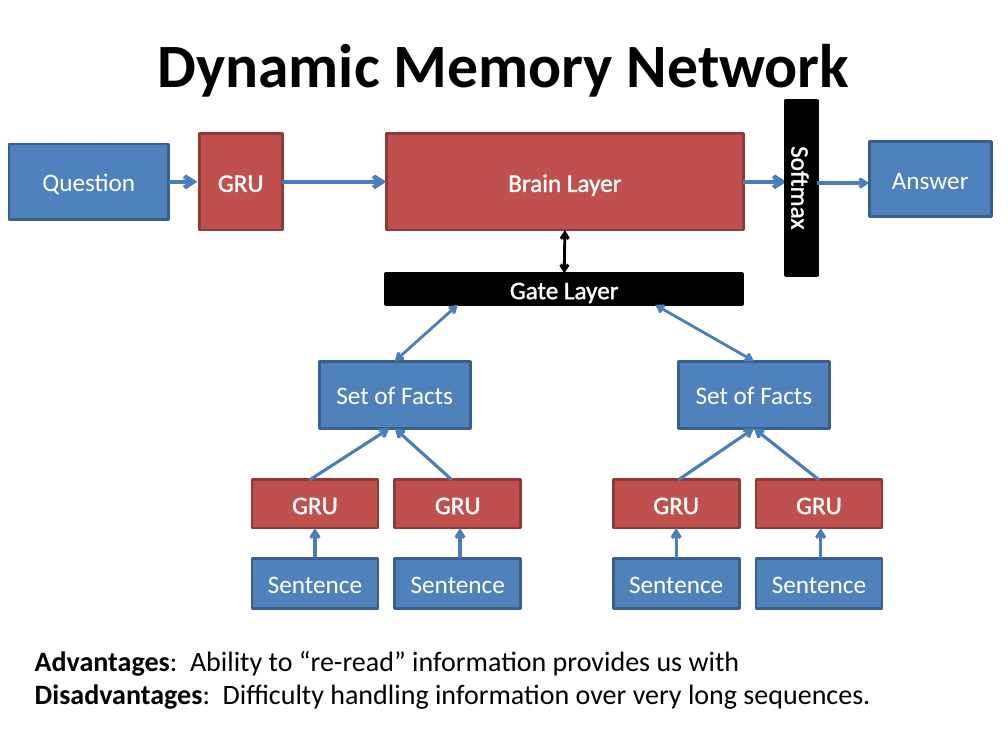
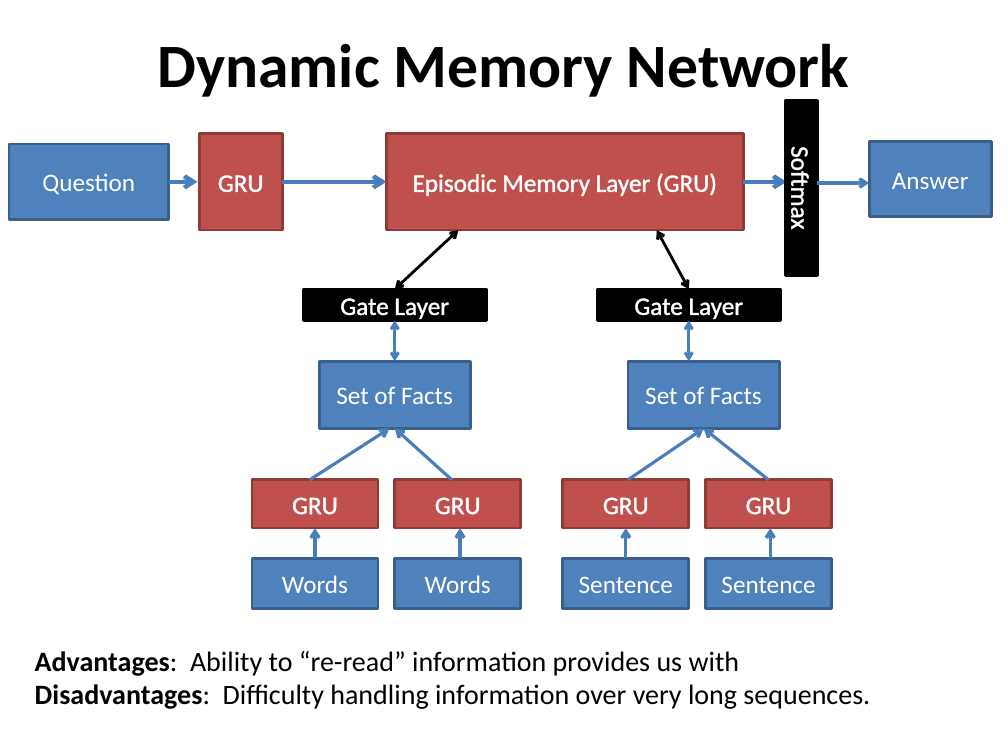
Before and after one commit to danstrawser/Nlp2Commands, a slide deck: slide 6 of Presentation/PresentationPPT.pptx. Drawn at 1008x756 pixels with LibreOffice and Linux fonts; fonts in the diff are those of the drawing. Boxes give left, top, right and bottom in pixels: in the first picture for what was removed or moved away, otherwise in the second. Text is boxed around its words. In the diff, an @@ line names an element or a change of style, - is before the commit and + after.

```diff
--- a/Presentation/PresentationPPT.pptx
+++ b/Presentation/PresentationPPT.pptx
@@ text in rectangle at box(413, 173, 717, 196): text changed @@
-Brain Layer
+Episodic Memory Layer (GRU)
@@ double arrow moved from (564, 273) - (564, 230) to (395, 289) - (459, 230) @@
@@ double arrow added from (688, 289) to (657, 230), #000000 2 pt @@
@@ rectangle "Gate Layer": place and size @@
-rectangle "Gate Layer" at box(386, 273, 743, 304)
+rectangle "Gate Layer" at box(303, 289, 487, 321)
@@ rectangle added at box(598, 289, 781, 321), fill #000000, outline #000000 2 pt, 18 pt, text #FFFFFF @@
+Gate Layer
@@ double arrow moved from (395, 361) - (458, 304) to (395, 361) - (395, 321) @@
@@ double arrow moved from (754, 361) - (655, 304) to (688, 361) - (688, 321) @@
@@ 5 rectangles, 4 arrows: place and size @@
-5 rectangles, 4 arrows at box(613, 361, 882, 609)
+5 rectangles, 4 arrows at box(562, 361, 832, 609)
@@ text in rectangle at box(282, 575, 348, 593): text changed @@
-Sentence
+Words
@@ text in rectangle at box(425, 575, 491, 593): text changed @@
-Sentence
+Words
```
Also in this commit, not shown: 6 other slides changed, 4 slides added, 2 slides removed, 3 other files.
